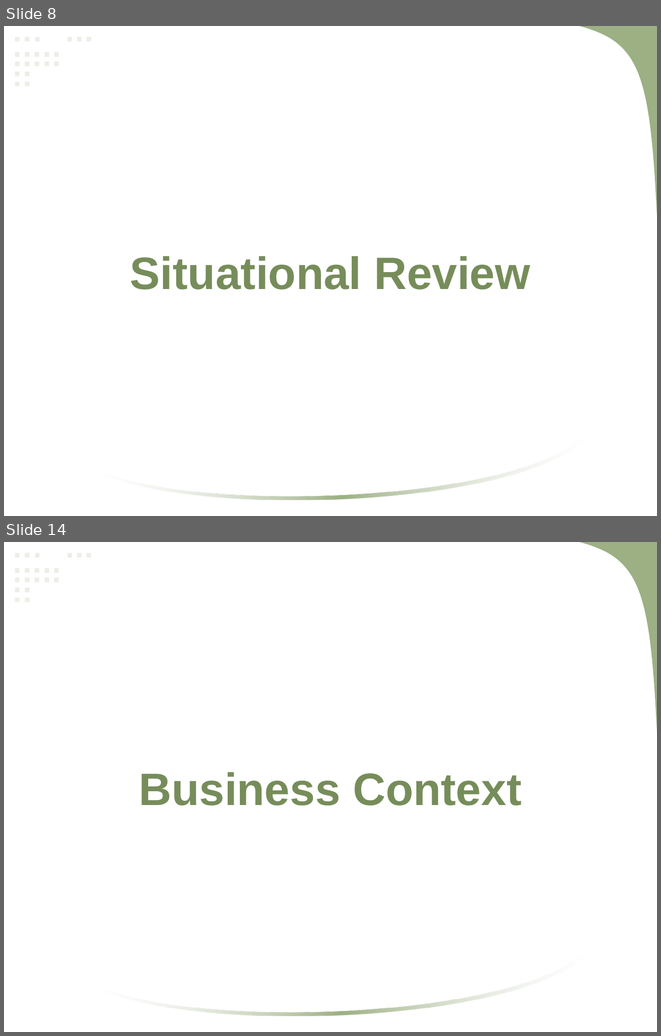
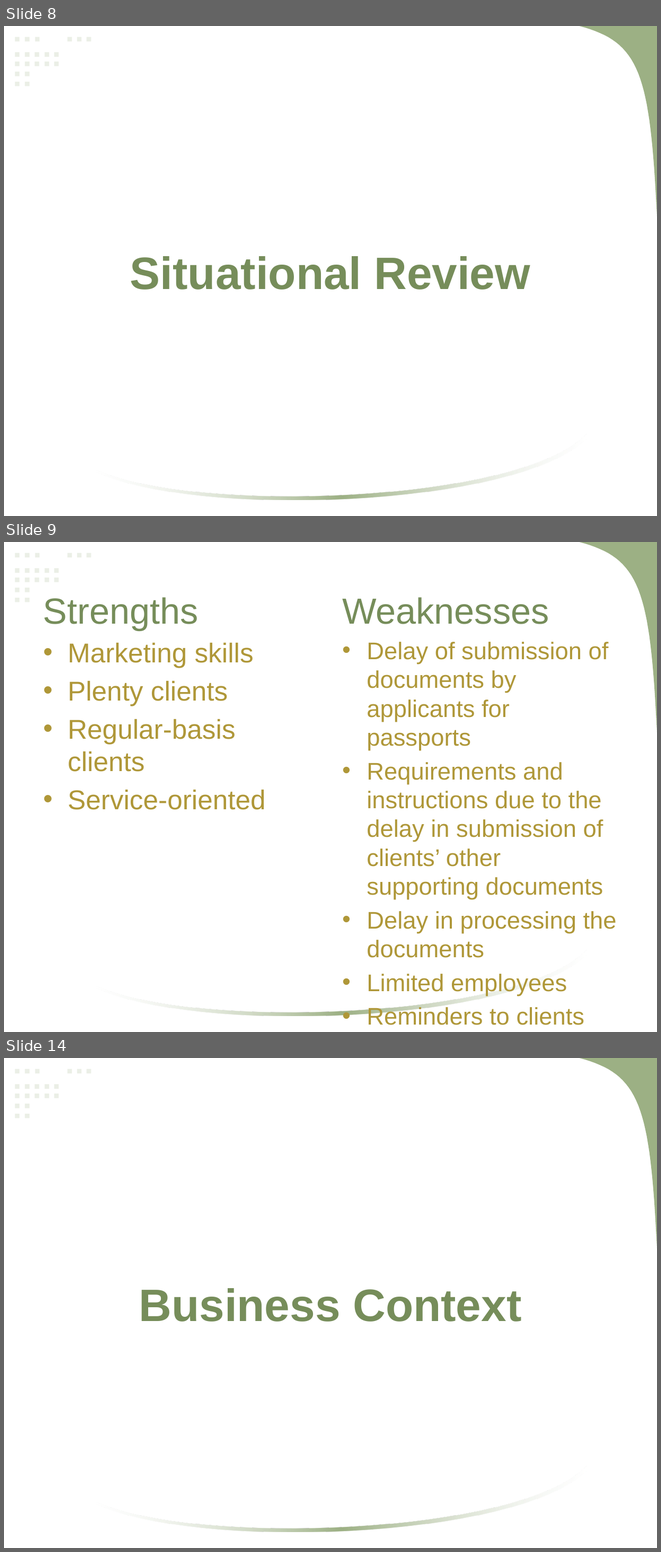
Before and after one commit to mlbelchez/Project---MNSYSIT, a slide deck: Presentation/Neomace Travel and Tours.pptx. Shown one above the other, each under a label of ours: slides 8 and 14 before the commit, slides 8, 9 and 14 after it; the slides between them are not shown. The pictures are 661x1036 and 661x1552 pixels, drawn with LibreOffice and Linux fonts; fonts in the diff are those of the drawing. Boxes give left, top, right and bottom in pixels: in the first picture for what was removed or moved away, otherwise in the second. Text is boxed around its words. In the diff, an @@ line names an element or a change of style, - is before the commit and + after.

```diff
--- a/Presentation/Neomace Travel and Tours.pptx
+++ b/Presentation/Neomace Travel and Tours.pptx
@@ slide 9 added at (4,542,657,1032), background #FFFFFF; not listed: 22 template elements that a slide beside it also shows @@
@@ text added at (43,597,199,630), 40 pt, text #768D5A @@
+Strengths
@@ text added at (342,597,549,624), 40 pt, text #768D5A @@
+Weaknesses
@@ text added at (68,643,265,810), 30 pt, text #AF9738 @@
+• Marketing skills
+• Plenty clients
+• Regular-basis clients
+• Service-oriented
@@ text added at (367,642,617,1025), 26.5 pt, text #AF9738 @@
+• Delay of submission of documents by applicants for passports
+• Requirements and instructions due to the delay in submission of clients’ other supporting documents
+• Delay in processing the documents
+• Limited employees
+• Reminders to clients
```
Also in this commit, not shown: 8 slides changed, 9 other slides added, 4 slides removed.
